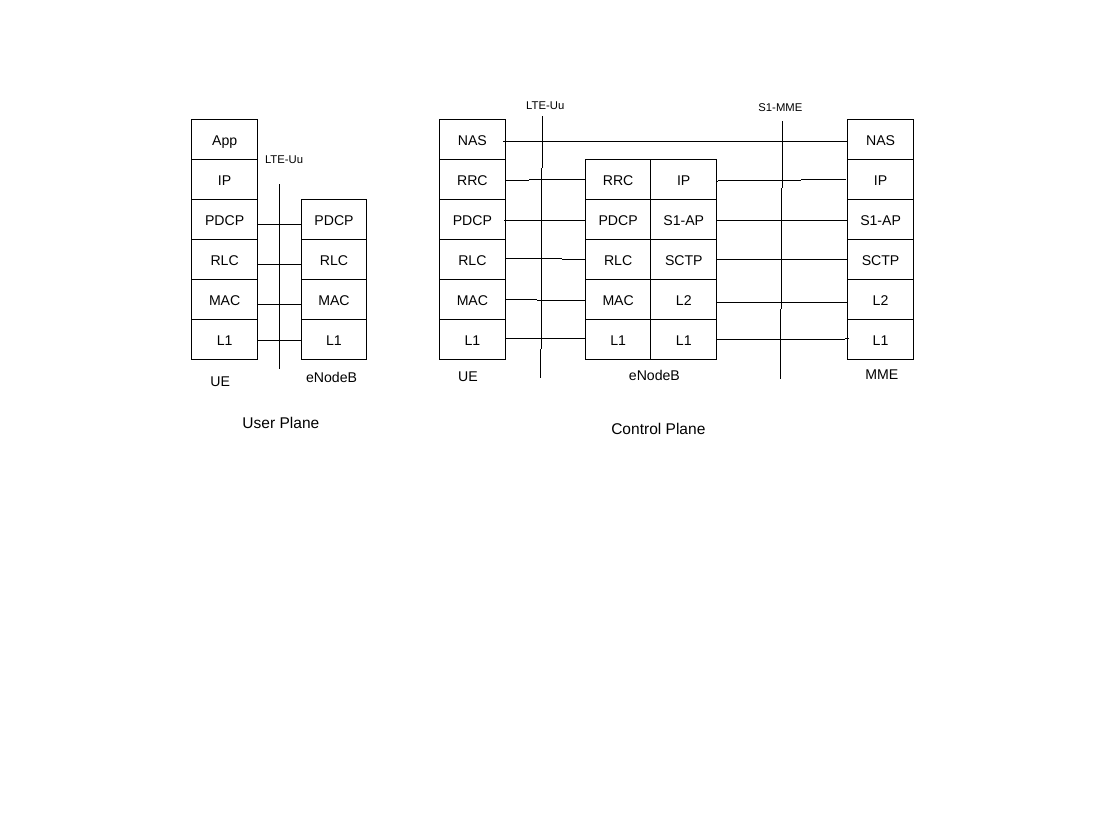
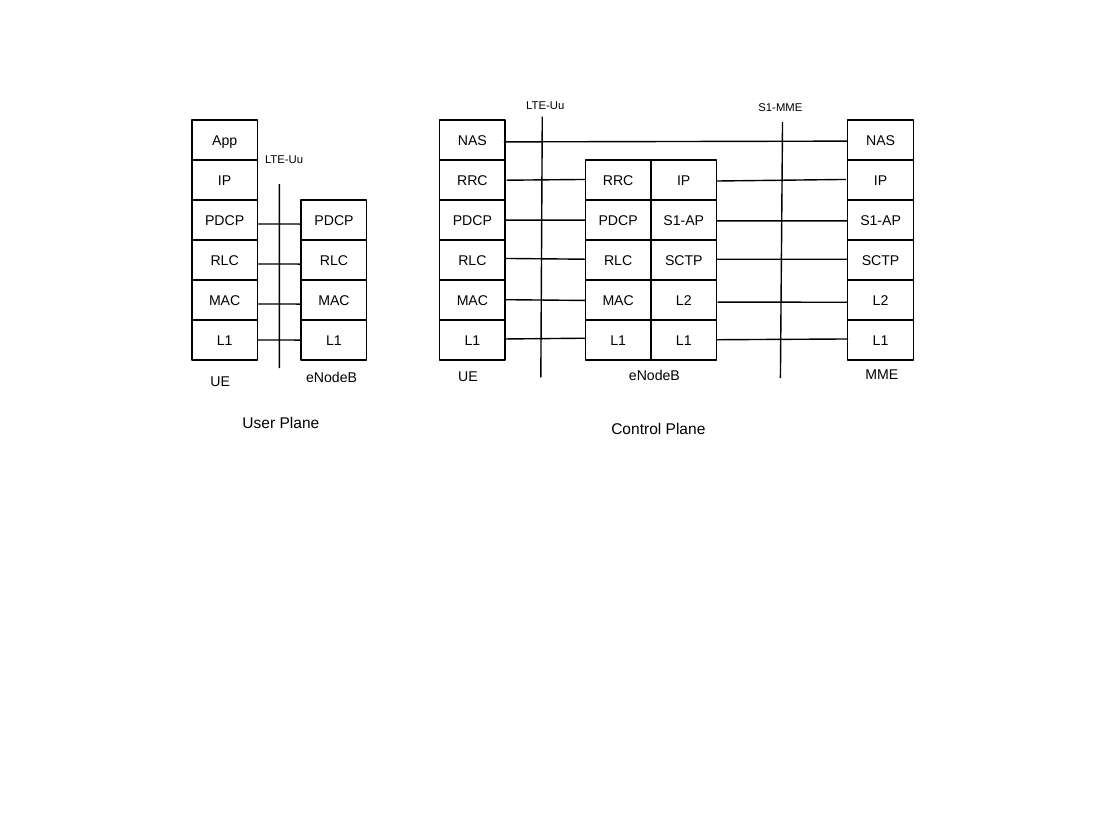
Before and after one commit to mdmohsinalikhan/5G, a slide deck: slide 1 of EnergyPaper/protocol_stack.odp. Drawn at 1120x840 pixels with LibreOffice and Linux fonts; fonts in the diff are those of the drawing. Boxes give left, top, right and bottom in pixels: in the first picture for what was removed or moved away, otherwise in the second. Text is boxed around its words. In the diff, an @@ line names an element or a change of style, - is before the commit and + after.

```diff
--- a/EnergyPaper/protocol_stack.odp
+++ b/EnergyPaper/protocol_stack.odp
@@ line (543, 117) - (541, 377): stroke #000000 0 pt to #000000 0.99 pt @@
@@ line (783, 122) - (781, 378): stroke #000000 0 pt to #000000 0.99 pt @@
@@ line (279, 184) - (279, 368): stroke #000000 0 pt to #000000 0.99 pt @@
@@ line (507, 180) - (585, 180): stroke #000000 0 pt to #000000 0.99 pt @@
@@ line (718, 181) - (847, 180): stroke #000000 0 pt to #000000 0.99 pt @@
@@ line (257, 224) - (301, 224): stroke #000000 0 pt to #000000 0.99 pt @@
@@ line (257, 264) - (301, 264): stroke #000000 0 pt to #000000 0.99 pt @@
@@ line (506, 258) - (585, 259): stroke #000000 0 pt to #000000 0.99 pt @@
@@ line (257, 304) - (301, 304): stroke #000000 0 pt to #000000 0.99 pt @@
@@ line (505, 300) - (585, 301): stroke #000000 0 pt to #000000 0.99 pt @@
@@ line (257, 340) - (301, 340): stroke #000000 0 pt to #000000 0.99 pt @@
@@ line (718, 339) - (849, 339): stroke #000000 0 pt to #000000 0.99 pt @@
```
Also in this commit, not shown: 10 other files.
